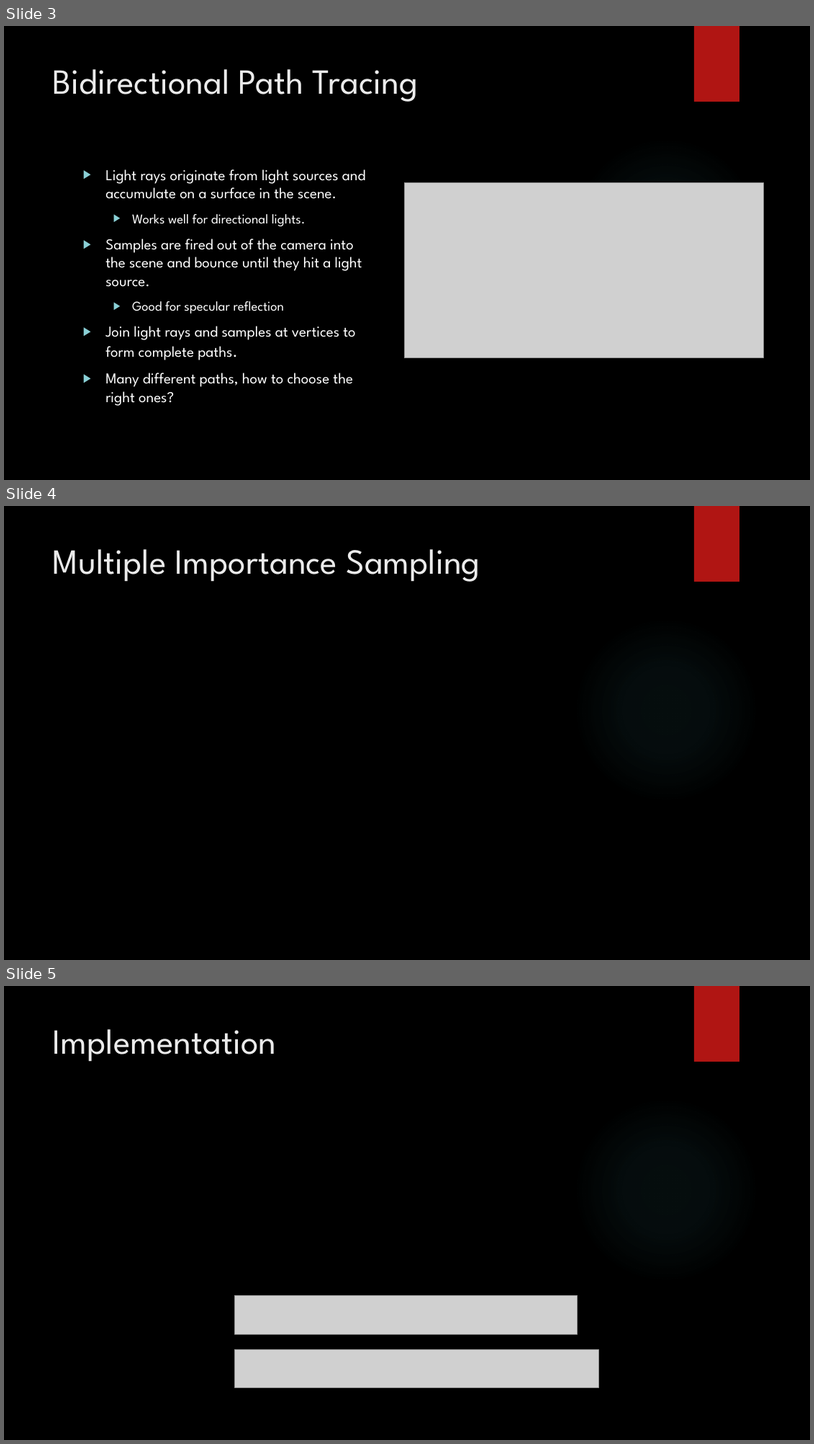
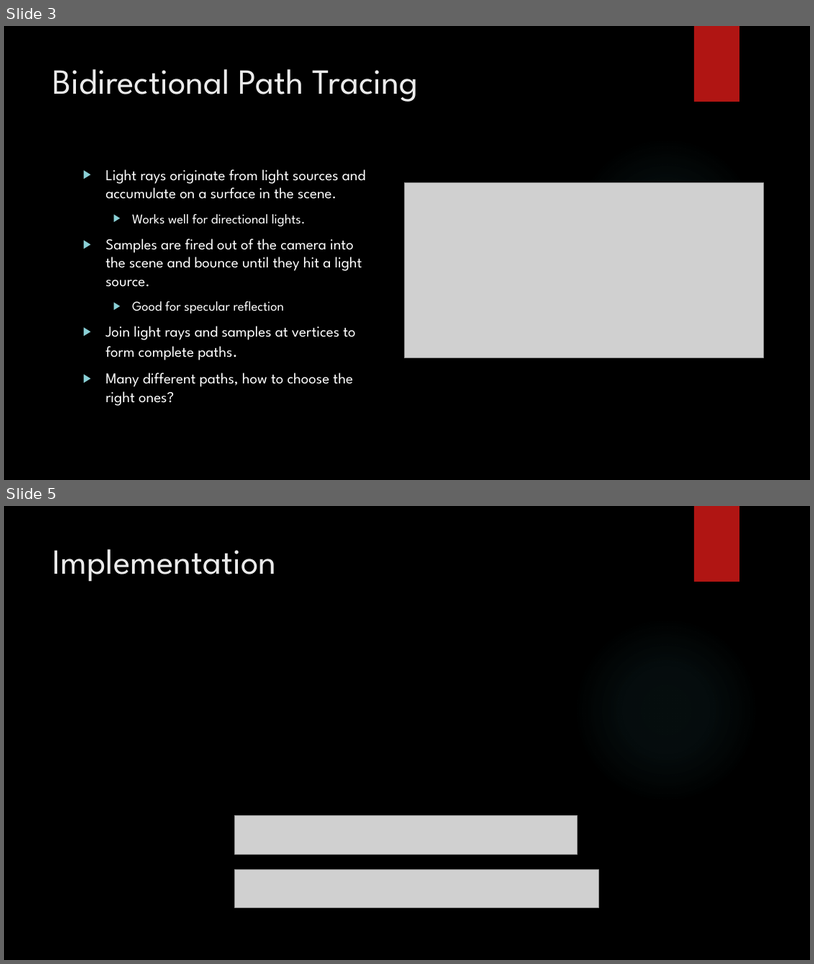
Before and after one commit to ianmars/ianmars.github.io, a slide deck: bdpt_and_mis_with_ppm_final.pptx. Shown one above the other, each under a label of ours: slides 3, 4 and 5 before the commit, slides 3 and 5 after it; the slides between them are not shown. The pictures are 814x1444 and 814x964 pixels, drawn with LibreOffice and Linux fonts; fonts in the diff are those of the drawing; grey boxes stand for pictures; background and template pictures are left out. Boxes give left, top, right and bottom in pixels: in the first picture for what was removed or moved away, otherwise in the second. Text is boxed around its words. In the diff, an @@ line names an element or a change of style, - is before the commit and + after.

```diff
--- a/bdpt_and_mis_with_ppm_final.pptx
+++ b/bdpt_and_mis_with_ppm_final.pptx
@@ slide 4 removed at (x1=4, y1=506, x2=810, y2=960), background picture (left out); not listed: 2 template elements that a slide beside it also shows @@
@@ title removed at (x1=53, y1=549, x2=481, y2=582) @@
-Multiple Importance Sampling
```
Also in this commit, not shown: 1 slide added.
